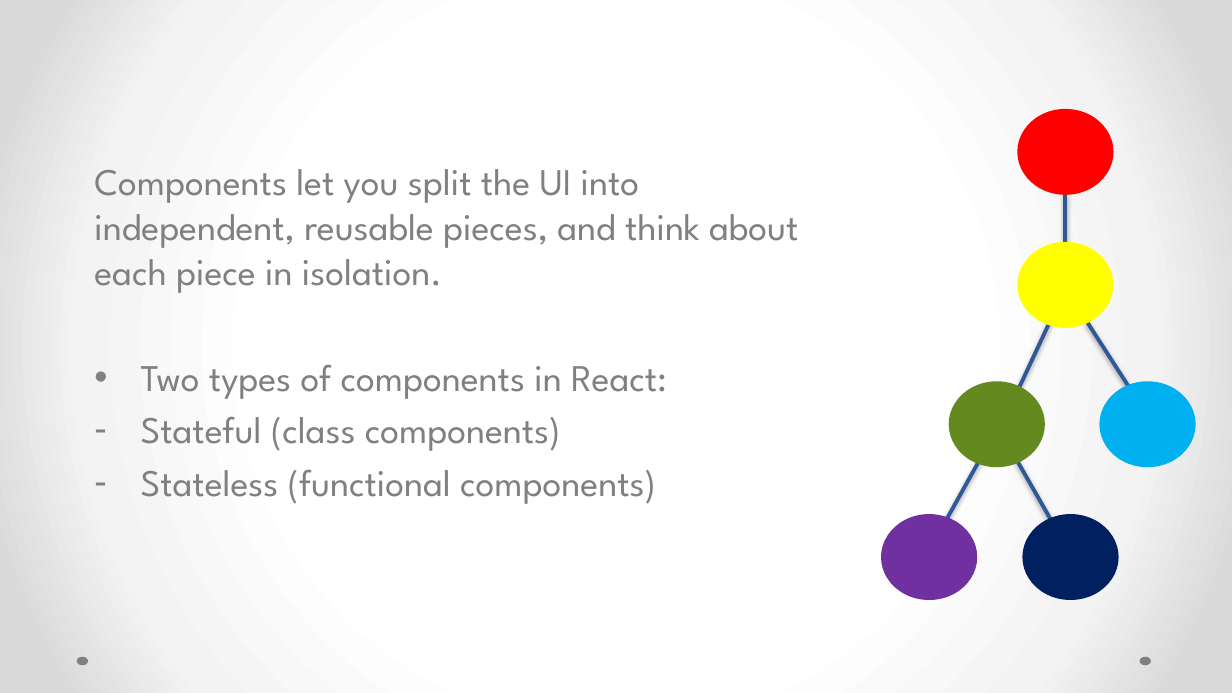
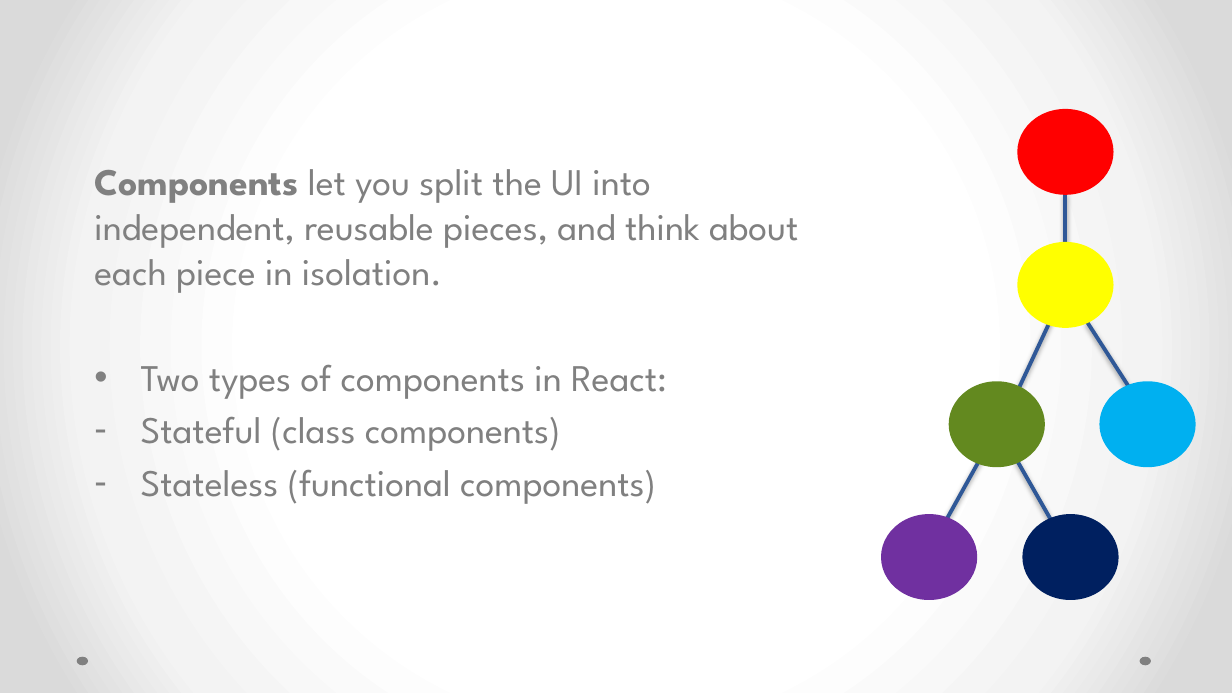
Before and after one commit to MirzaLeka/ReactLab, a slide deck: slide 19 of React js AP LAB.pptx. Drawn at 1232x693 pixels with LibreOffice and Linux fonts; fonts in the diff are those of the drawing. Boxes give left, top, right and bottom in pixels: in the first picture for what was removed or moved away, otherwise in the second. Text is boxed around its words. In the diff, an @@ line names an element or a change of style, - is before the commit and + after.

```diff
--- a/React js AP LAB.pptx
+++ b/React js AP LAB.pptx
@@ text at box(94, 169, 798, 293): bold on in "Components" @@
```
Also in this commit, not shown: 16 other slides changed, 2 other files.
